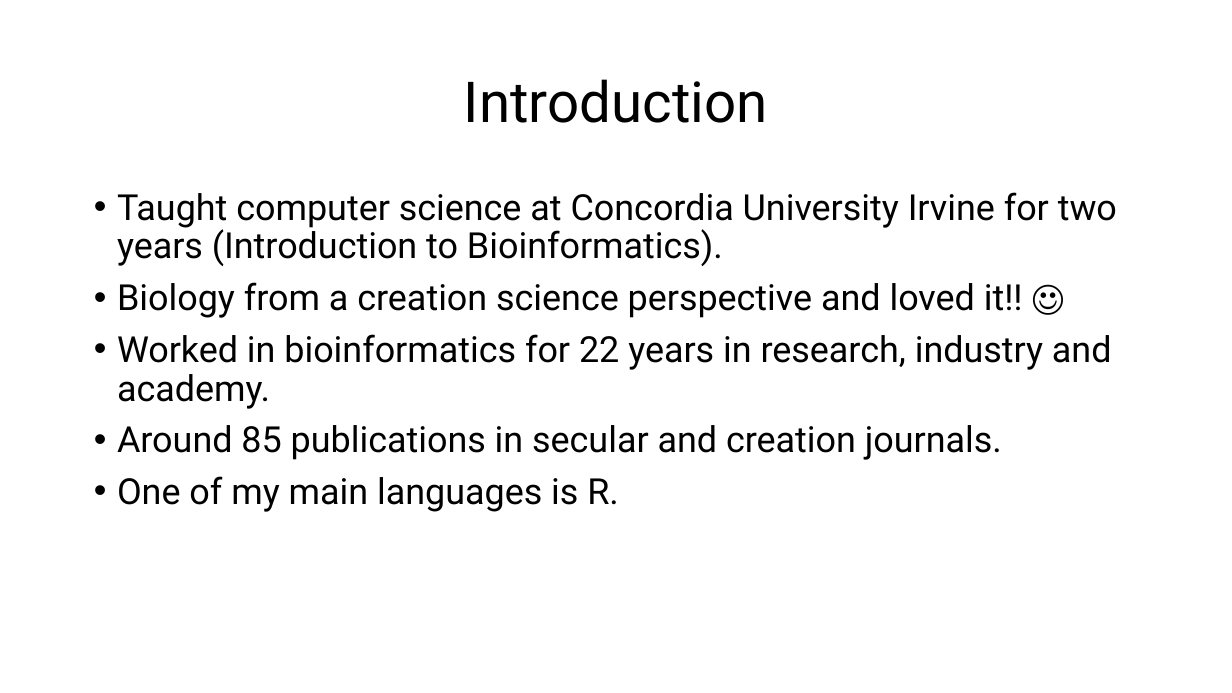
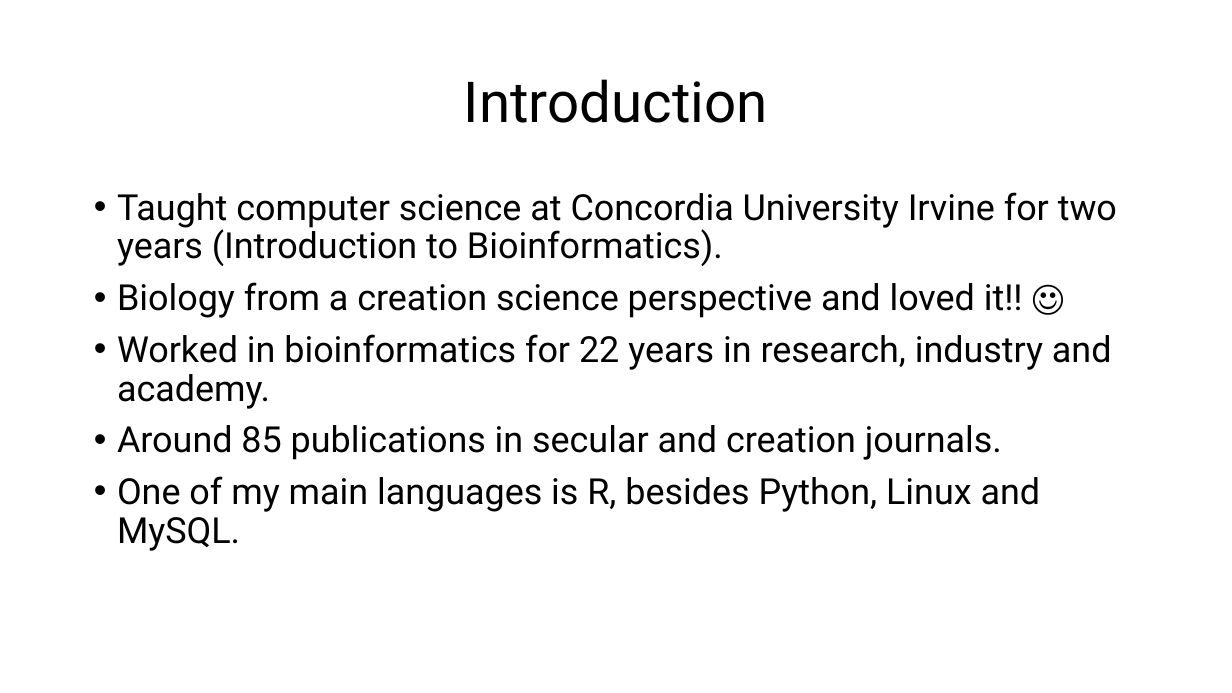
Before and after one commit to csmatyi/crs2025, a slide deck: slide 2 of CRS2025_R_workshop.pptx. Drawn at 1232x693 pixels with LibreOffice and Linux fonts; fonts in the diff are those of the drawing. Boxes give left, top, right and bottom in pixels: in the first picture for what was removed or moved away, otherwise in the second. Text is boxed around its words. In the diff, an @@ line names an element or a change of style, - is before the commit and + after.

```diff
--- a/CRS2025_R_workshop.pptx
+++ b/CRS2025_R_workshop.pptx
@@ text at (117,476,1041,551): text changed @@
-• One of my main languages is R.
+• One of my main languages is R, besides Python, Linux and MySQL.
```
Also in this commit, not shown: 6 other slides changed, 2 other files.
